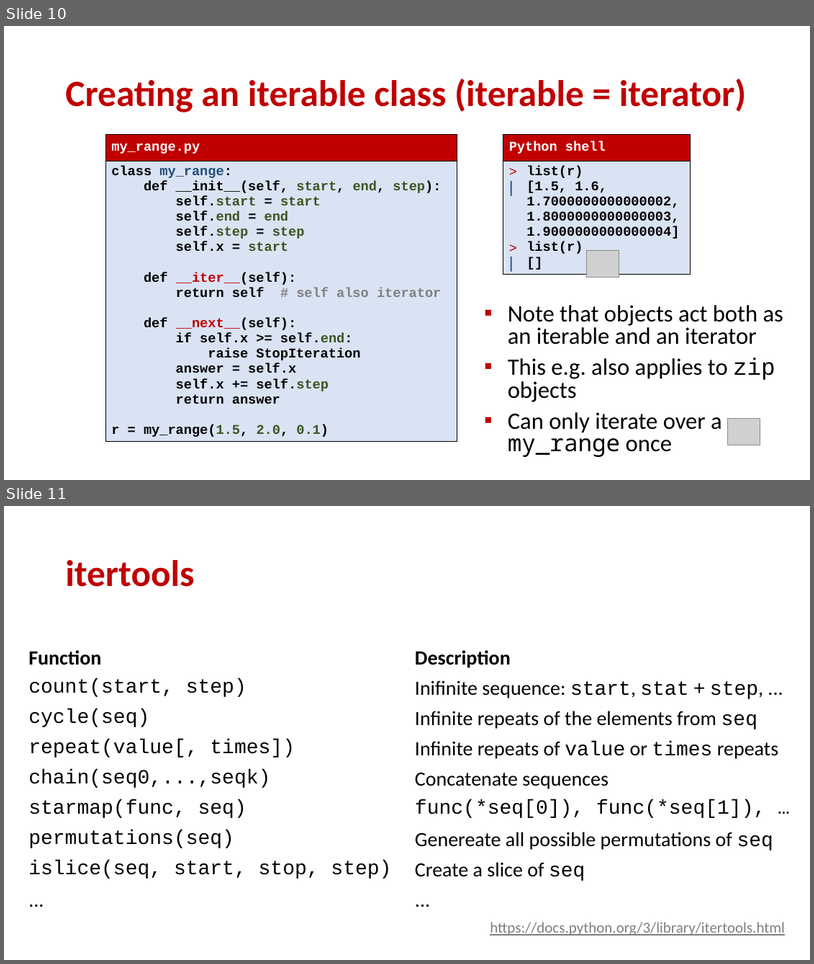
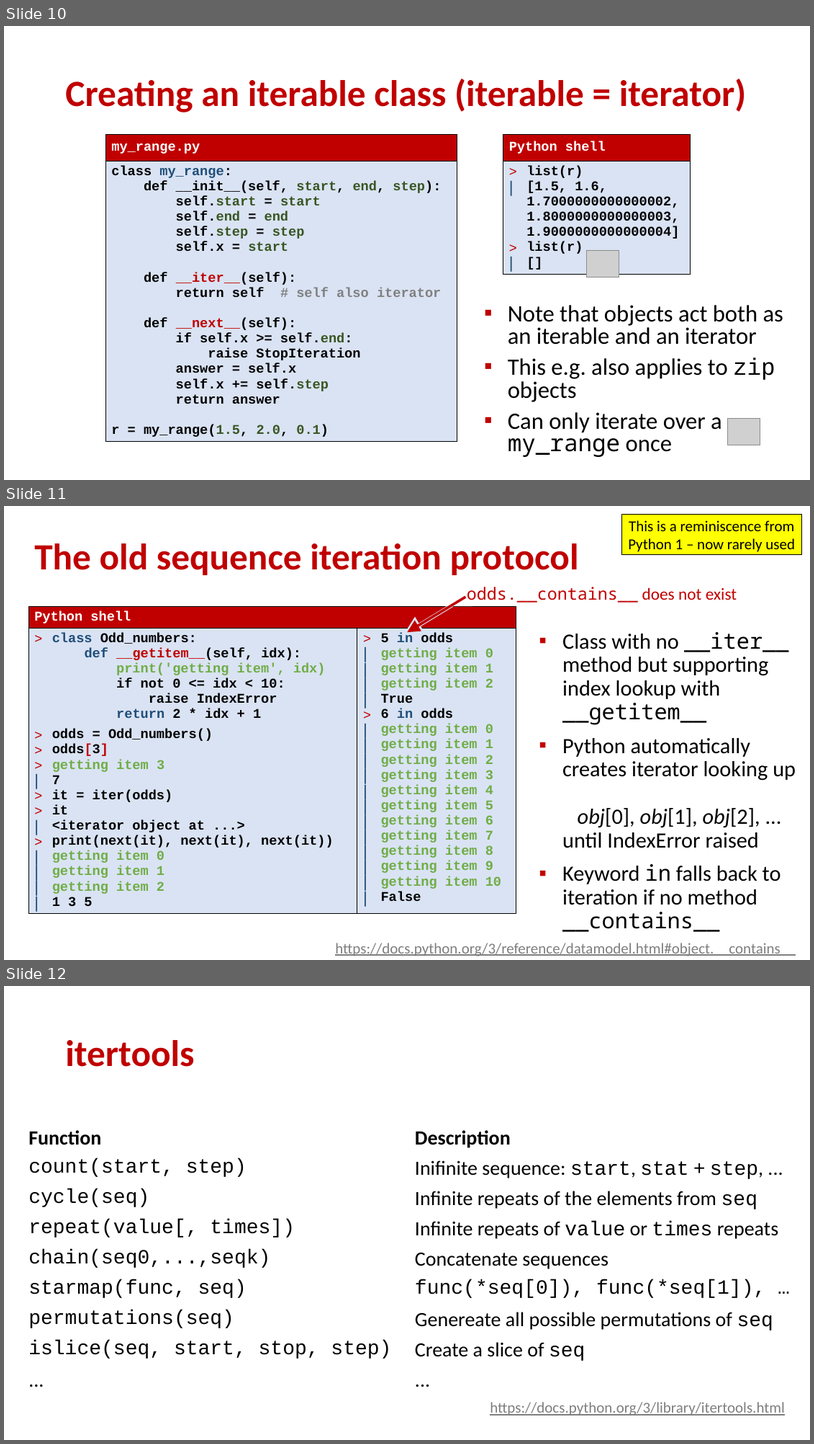
Before and after one commit to gsbrodal/gsbrodal.github.io, a slide deck: ipsa/slides/generator.pptx. Shown one above the other, each under a label of ours: slides 10 and 11 before the commit, slides 10, 11 and 12 after it. The pictures are 814x964 and 814x1444 pixels, drawn with LibreOffice and Linux fonts; fonts in the diff are those of the drawing; grey boxes stand for pictures. Boxes give left, top, right and bottom in pixels: in the first picture for what was removed or moved away, otherwise in the second. Text is boxed around its words. In the diff, an @@ line names an element or a change of style, - is before the commit and + after.

Commit message:
old sequence iteration protocol

```diff
--- a/ipsa/slides/generator.pptx
+++ b/ipsa/slides/generator.pptx
@@ slide 11 added at [4, 506, 810, 960], background #FFFFFF @@
@@ rectangle added at [622, 514, 802, 555], fill #FFFF00, outline #000000 0.5 pt, 18 pt, text #000000 @@
+This is a reminiscence from Python 1 – now rarely used
@@ title added at [34, 543, 579, 575], 44 pt, text #C00000, bold @@
+The old sequence iteration protocol
@@ rectangle added at [445, 592, 473, 606], fill #FFFFFF @@
@@ text added at [467, 587, 737, 602], 20 pt, text #C00000 @@
+odds.__contains__ does not exist
@@ table added at [28, 606, 517, 930], 2 rows, 2 columns @@
+Python shell | 
+class Odd_numbers: def __getitem__(self, idx): print('getting item', idx) if not 0 <= idx < 10: raise IndexError return 2 * idx + 1 / odds = Odd_numbers() / odds[3] / getting item 3 / 7 / it = iter(odds) / it / <iterator object at ...> / print(next(it), next(it), next(it)) / getting item 0 / getting item 1 / getting item 2 / 1 3 5 | 5 in odds / getting item 0 / getting item 1 / getting item 2 / True / 6 in odds / getting item 0 / getting item 1 / getting item 2 / getting item 3 / getting item 4 / getting item 5 / getting item 6 / getting item 7 / getting item 8 / getting item 9 / getting item 10 / False
@@ arrow added from (453, 605) to (404, 634), #DAE3F3 4.5 pt @@
@@ arrow added from (466, 597) to (407, 633), #C00000 3 pt @@
@@ text added at [563, 632, 796, 905], 26 pt, text #000000 @@
+▪ Class with no __iter__ method but supporting index lookup with __getitem__
+▪ Python automatically creates iterator looking up
+  obj[0], obj[1], obj[2], ...
+  until IndexError raised
+▪ Keyword in falls back to iteration if no method __contains__
@@ text added at [335, 942, 796, 956], 18 pt, text #7F7F7F, underline @@
+https://docs.python.org/3/reference/datamodel.html#object.__contains__
@@ what was slide 11 is now slide 12 @@
```
Also in this commit, not shown: 4 other files.
